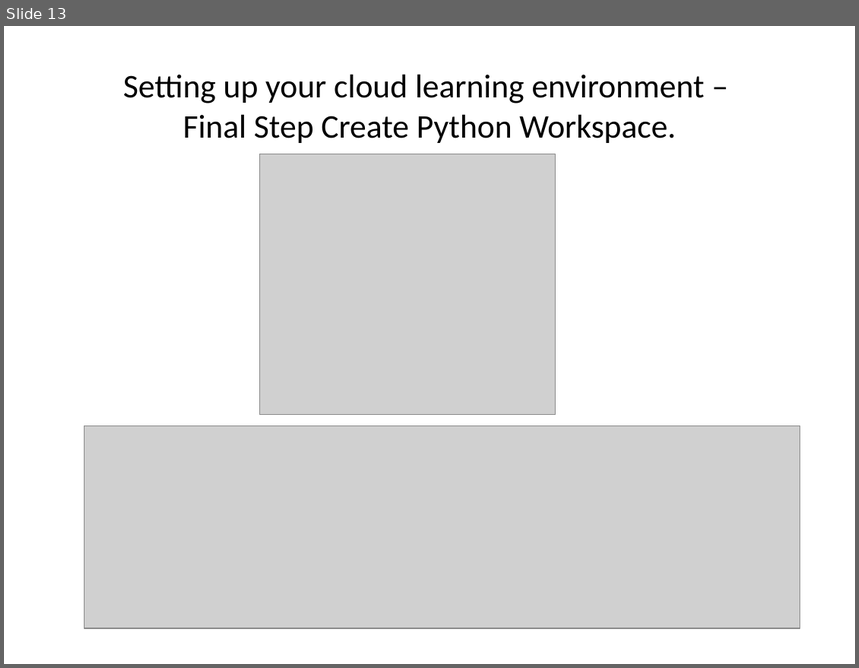
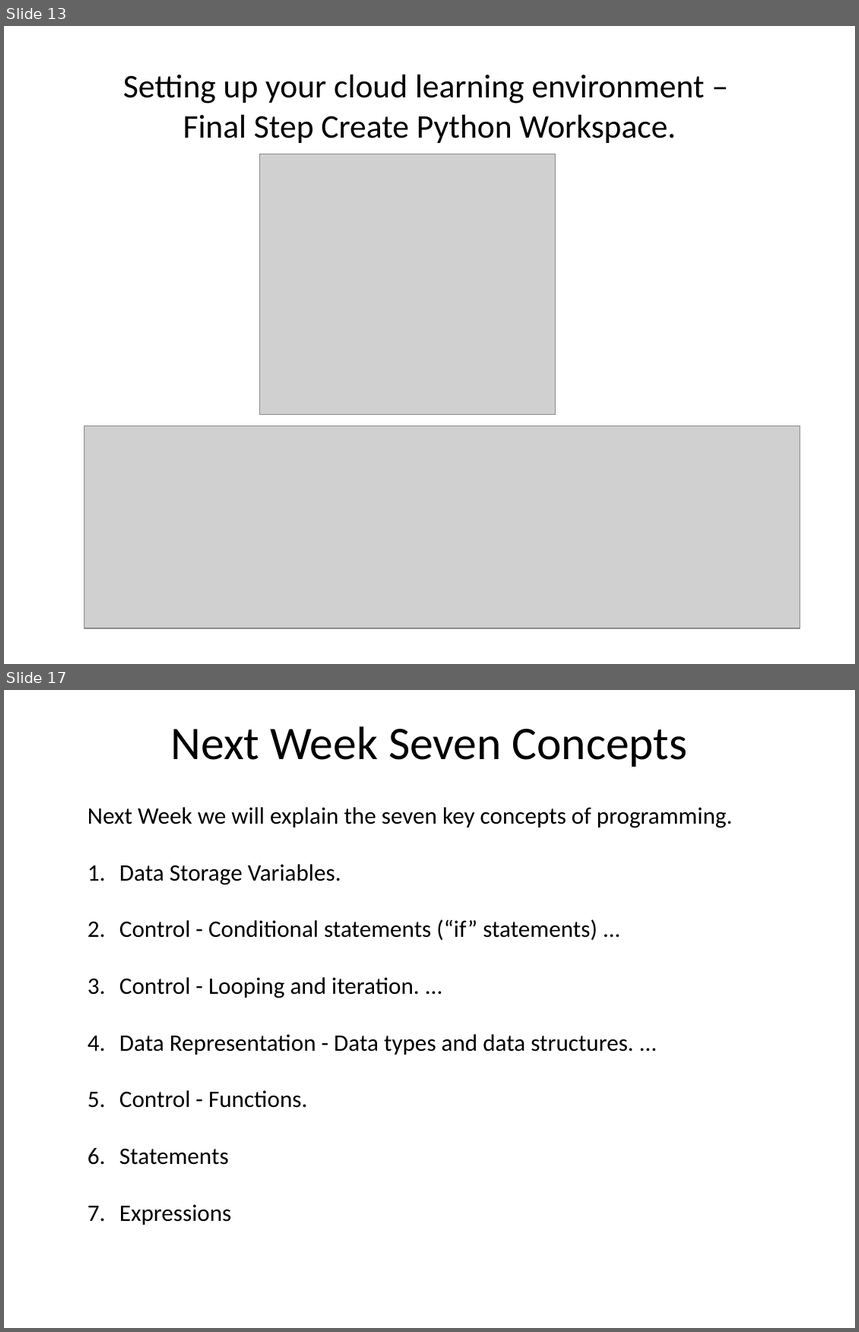
Before and after one commit to mohonaj/pythonintro, a slide deck: class01/LearnToCodeForWomenClass01.pptx. Shown one above the other, each under a label of ours: slide 13 before the commit, slides 13 and 17 after it; the slides between them are not shown. The pictures are 859x668 and 859x1332 pixels, drawn with LibreOffice and Linux fonts; fonts in the diff are those of the drawing; grey boxes stand for pictures. Boxes give left, top, right and bottom in pixels: in the first picture for what was removed or moved away, otherwise in the second. Text is boxed around its words. In the diff, an @@ line names an element or a change of style, - is before the commit and + after.

```diff
--- a/class01/LearnToCodeForWomenClass01.pptx
+++ b/class01/LearnToCodeForWomenClass01.pptx
@@ slide 17 added at box(4, 690, 855, 1328), background #FFFFFF @@
@@ title added at box(171, 726, 688, 767), 39.6 pt, text #000000 @@
+Next Week Seven Concepts
@@ text added at box(88, 807, 733, 1225), 20 pt, text #000000 @@
+Next Week we will explain the seven key concepts of programming.
+1. Data Storage Variables.
+2. Control - Conditional statements (“if” statements) ...
+3. Control - Looping and iteration. ...
+4. Data Representation - Data types and data structures. ...
+5. Control - Functions.
+6. Statements
+7. Expressions
```
Also in this commit, not shown: 1 slide changed, 3 other slides added, 1 other file.
